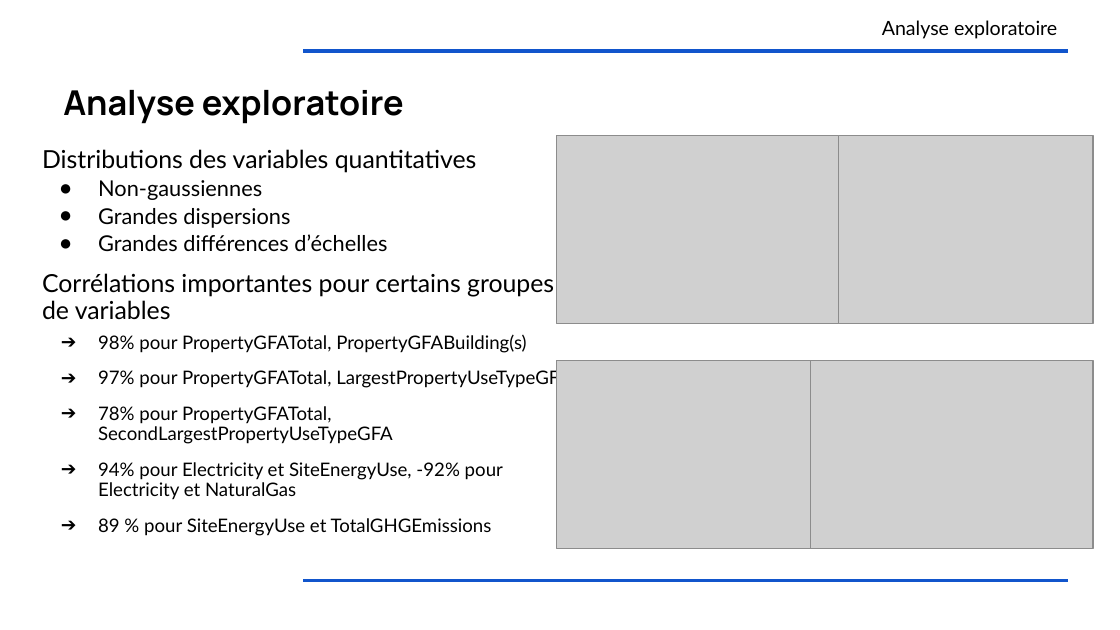
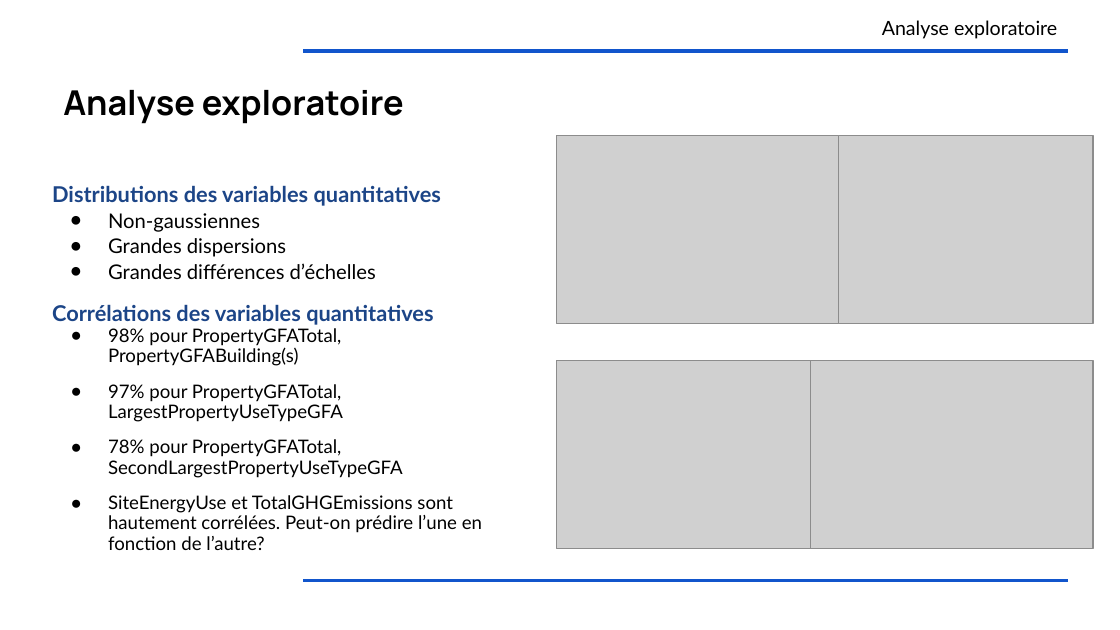
Before and after one commit to OlivierLegrand/P7, a slide deck: slide 7 of P4/anticipez la consommation électrique de bâtiments.pptx. Drawn at 1120x630 pixels with LibreOffice and Linux fonts; fonts in the diff are those of the drawing; grey boxes stand for pictures. Boxes give left, top, right and bottom in pixels: in the first picture for what was removed or moved away, otherwise in the second. Text is boxed around its words. In the diff, an @@ line names an element or a change of style, - is before the commit and + after.

```diff
--- a/P4/anticipez la consommation électrique de bâtiments.pptx
+++ b/P4/anticipez la consommation électrique de bâtiments.pptx
@@ text "Distributions des variables quantitatives" moved from (x1=42, y1=149, x2=571, y2=536) to (x1=52, y1=185, x2=482, y2=550) @@
@@ text at (x1=52, y1=185, x2=441, y2=478): size 16 to 14 pt, text colour #000000 to #1C4587, bold on in "Distributions des variables quantitatives"; size 14 to 13 pt in "Non-gaussiennes", "Grandes dispersions", "Grandes différences d’échelles"; indent changed; bullet ➔ to ●; less space between paragraphs @@
@@ text at (x1=52, y1=304, x2=433, y2=325): text changed; size 16 to 14 pt; text colour #000000 to #1C4587; bold on @@
-Corrélations importantes pour certains groupes de variables
+Corrélations des variables quantitatives
@@ text at (x1=108, y1=495, x2=482, y2=550): text changed @@
-➔ 94% pour Electricity et SiteEnergyUse, -92% pour Electricity et NaturalGas
-➔ 89 % pour SiteEnergyUse et TotalGHGEmissions
+● SiteEnergyUse et TotalGHGEmissions sont hautement corrélées. Peut-on prédire l’une en fonction de l’autre?
```
Also in this commit, not shown: 16 other slides changed, 5 slides added, 2 slides removed, 4 other files.
